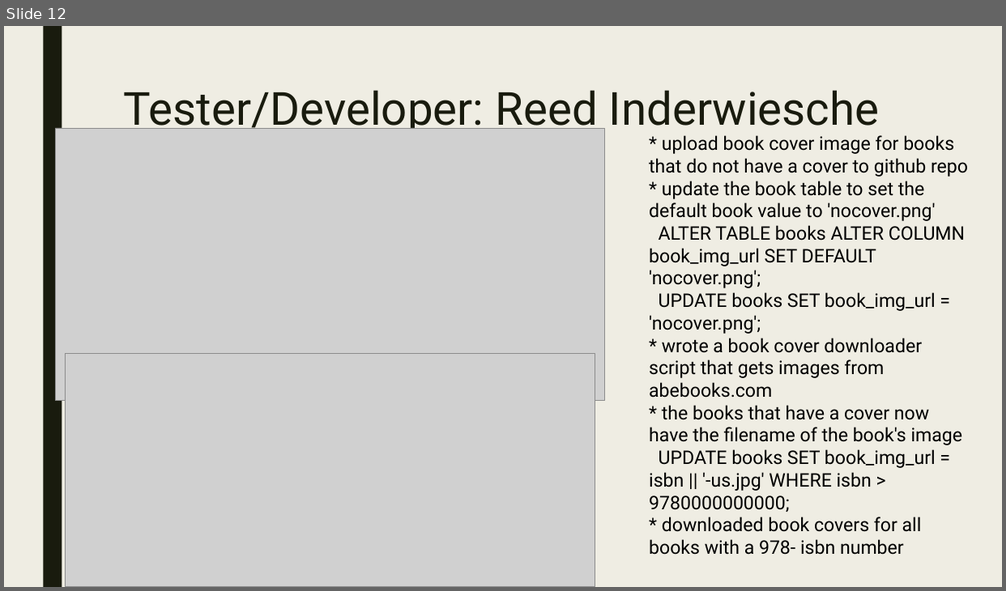
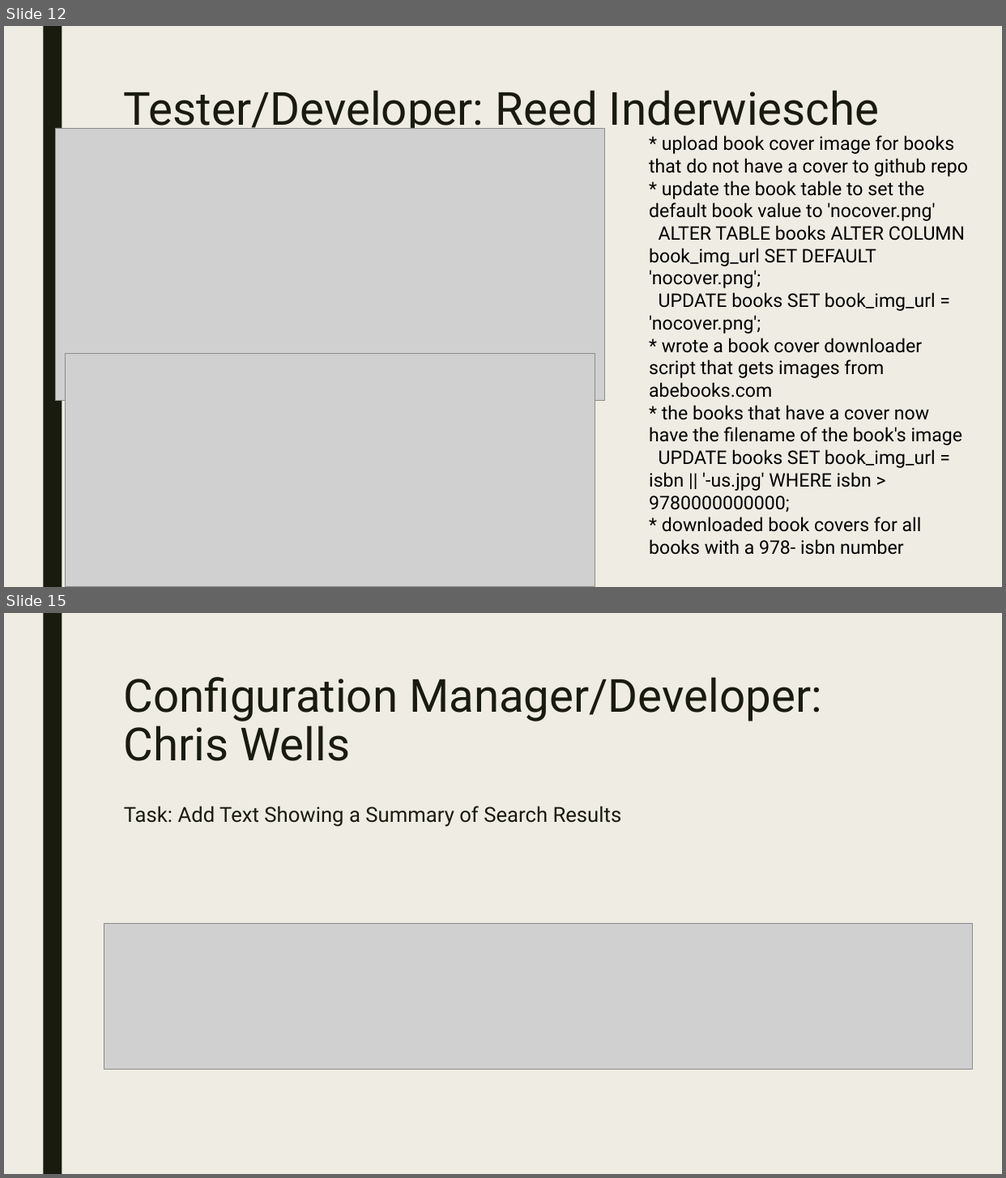
Before and after one commit to Jake25k/CSC439, a slide deck: PowerPoint Slides/csc439_sprint3_final.pptx. Shown one above the other, each under a label of ours: slide 12 before the commit, slides 12 and 15 after it; the slides between them are not shown. The pictures are 1006x591 and 1006x1178 pixels, drawn with LibreOffice and Linux fonts; fonts in the diff are those of the drawing; grey boxes stand for pictures. Boxes give left, top, right and bottom in pixels: in the first picture for what was removed or moved away, otherwise in the second. Text is boxed around its words. In the diff, an @@ line names an element or a change of style, - is before the commit and + after.

```diff
--- a/PowerPoint Slides/csc439_sprint3_final.pptx
+++ b/PowerPoint Slides/csc439_sprint3_final.pptx
@@ slide 15 added at bbox=[4, 613, 1002, 1174], background #EFEDE3; not listed: 1 template element that a slide beside it also shows @@
@@ title added at bbox=[124, 677, 822, 761], 44 pt, text #191B0E @@
+Configuration Manager/Developer: Chris Wells
@@ text added at bbox=[124, 806, 622, 827], 20 pt, text #191B0E @@
+Task: Add Text Showing a Summary of Search Results
@@ picture added at bbox=[104, 924, 973, 1071] @@
```
Also in this commit, not shown: 2 slides changed, 2 slides removed.
